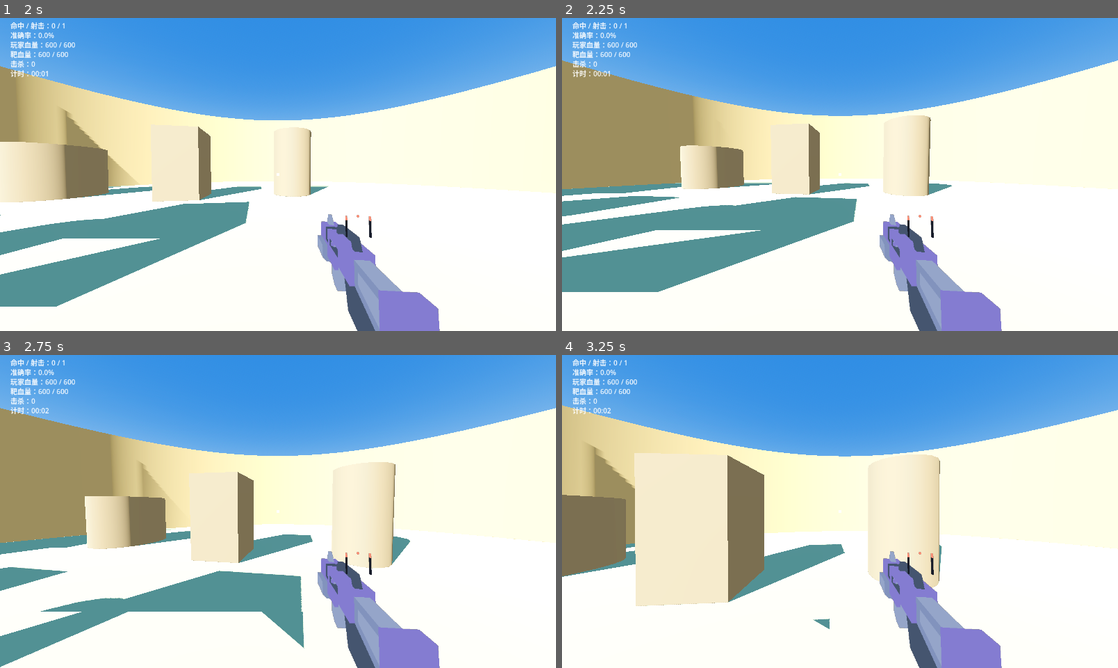
Above: before the commit, frames 1-4 (two rows, left to right).
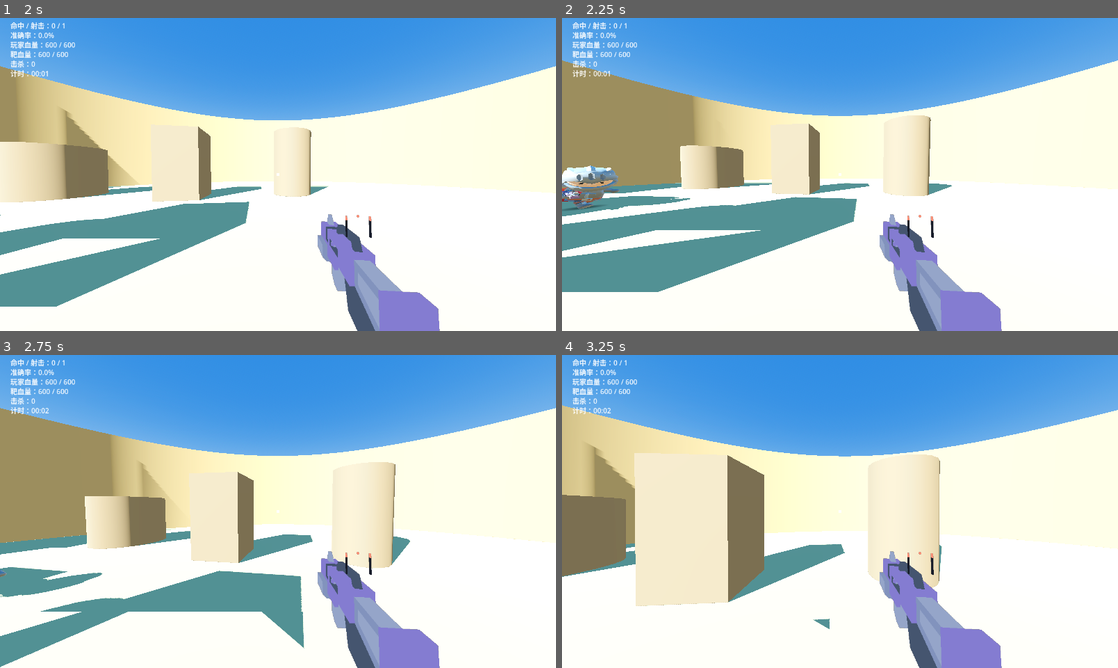
Above: after the commit, the same moments.

Repository: sefFumyc/Aimtrainer_ApexLegends
Game: Godot game, scene res://src/scenes/main.tscn
The game is run twice, just before and just after one commit, with the same random seed, the same clock (stepped at 60 frames per second) and the same inputs.
Inputs (mouse positions are in pixels of both pictures, inside the frame that each line leads up to):
- Up to frame 1 (2 s): click "开始对局" at 0.5 s; tap Enter at 1.25 s; move the mouse to (305, 174) at 1.27 s; hold W (move_forward) from 1.28 s (still down); hold Space (jump) from 1.28 s (still down); click (305, 174) at 1.42 s
- Up to frame 2 (2.25 s): keep holding W (move_forward); move the mouse to (812, 174) at 2.02 s; release Space (jump) at 2.03 s; right-click (812, 174) at 2.1 s
- Up to frame 3 (2.75 s): keep holding W (move_forward); tap Space (jump) at 2.27, 2.3, 2.57 s
- Up to frame 4 (3.25 s): keep holding W (move_forward); move the mouse to (851, 505) at 2.77 s; hold Ctrl (crouch) from 2.78 s (still down); tap Space (jump) at 3.05 s

Frame 1 is identical in both runs. In frame 2, 1.1% of the frame differs, in the area x 0-24%, y 47-62%; in frame 3, 0.6%; in frame 4, nothing differs.
Error in both runs: Invalid assignment of property or key 'disabled' with value of type 'bool' on a base object of type 'HSlider'. (res://src/scenes/settings_panel.gd:499)

Commit message:
bot 空中机动：跳跃锁存成 bhop，空中砍前后输入、自然变向分段（票 12 / ADR-0024）
空中到点由作废改锁存（落地帧立即起跳，连跳节奏 = 滞空周期）；滞空 fwd 归零；
上升期变向挂起到最高点应用、下降期丢弃、挂起中后到作废；防撞/躲避翻向快照同步立即生效；
贴墙内拐分支整体豁免；规则挂 airborne 状态，全部硬编码。GUT 183/1270 全绿。

Diff:
--- a/src/logic/avoidance.gd
+++ b/src/logic/avoidance.gd
@@ -71,19 +71,25 @@
 	since_flip = 0.0
 
 ## 推进计时：变向计时归零 → 翻向并重抽（含前后分量）；切换计时归零 → 按权重抽新模式并重置变向计时。
-func update(dt: float) -> void:
+## `allow_flip = false` 时到点**作废**：不翻向、不掷前后分量、`since_flip` 不清，但间隔照常重抽
+## （bot 空中变向分段的丢弃/挂起中后到作废共用这条通道，ADR-0024）。返回本帧是否真的自然变向。
+func update(dt: float, allow_flip := true) -> bool:
 	since_flip += dt
+	var flipped := false
 	flip_timer -= dt
 	if flip_timer <= 0.0:
-		dir = -dir
-		fore_mix = _roll_fore_mix() # 自然变向 = 除刷新外唯一的前后分量重掷点
-		flip_timer = _random_seconds(_mode_range())
-		since_flip = 0.0
+		if allow_flip:
+			dir = -dir
+			fore_mix = _roll_fore_mix() # 自然变向 = 除刷新外唯一的前后分量重掷点（先掷，保持旧 RNG 序）
+			since_flip = 0.0
+			flipped = true
+		flip_timer = _random_seconds(_mode_range()) # 跳了或作废都照常重抽
 	switch_timer -= dt
 	if switch_timer <= 0.0:
 		mode = _weighted_pick()
 		flip_timer = _random_seconds(_mode_range())
 		switch_timer = _random_seconds(Vector2(_config.switch_min, _config.switch_max))
+	return flipped
 
 ## 撞墙 / 前向探测被迫反向：只翻方向，不动任何计时、不重掷前后分量。
 ## 它是安全纠正、永不被「最短躲避时间」拦，但仍算方向确定事件 → 重置时钟。
--- a/src/logic/bot_ai.gd
+++ b/src/logic/bot_ai.gd
@@ -97,6 +97,10 @@
 var _slide_face_from := 0.0 ## 滑铲起始朝向（起步段从这里插值到滑行方向，ADR-0017）
 var _jump_rng: RandomNumberGenerator ## 跳跃骰独立随机源：不污染开火/滑铲序列（ADR-0023）
 var _jump_wait := -1.0 ## 距下一次跳跃判定的秒数；<0 = 待落窗（spawn 后首帧重抽首跳间隔）
+## bot 空中机动三态（票 12 / ADR-0024）：
+var _air_strafe := 0.0 ## 空中侧向快照：起跳沿锁定当前方向，apex 沿与安全翻向处跟进
+var _air_armed := false ## 上升期已挂起一个待应用的自然变向（挂起唯一，后到作废）
+var _air_prev := false ## 上一帧是否滞空（起跳 / 落地沿检测）
 
 ## `probe` 签名 `(origin: Vector2, dir: Vector2, length: float) -> bool`，可为空（则只做解析边界探测）。
 func _init(rng: RandomNumberGenerator, config: AvoidanceController.Config, probe := Callable()) -> void:
@@ -122,6 +126,9 @@
 	_slide_jump = false
 	_slide_cd = 0.0
 	_jump_wait = -1.0
+	_air_strafe = 0.0
+	_air_armed = false
+	_air_prev = false
 	avoidance.spawn()
 
 ## 清除攻击锁定与两项计时（玩家重生时调用）：bot 之后重新按视锥计时。
@@ -135,7 +142,25 @@
 		respawn_left = maxf(0.0, respawn_left - dt)
 		return shots
 
-	avoidance.update(dt)
+	# 空中机动沿检测（票 12 / ADR-0024）：起跳沿锁定侧向快照；落地沿清挂起；
+	# 多跳连跳帧级 airborne 连成一段（无落地沿）→ 挂起清零改挂 apex 沿：过最高点即消费挂起的
+	# 变向（快照跟进到已翻方向）。快照记录先于本帧变向判定（起跳沿先跑）。
+	var air := sim.airborne()
+	var rising := air and sim.vertical_speed() > 0.0
+	if air and not _air_prev:
+		_air_strafe = float(avoidance.dir)
+		_air_armed = false
+	elif not air and _air_prev:
+		_air_armed = false
+	elif _air_armed and not rising:
+		_air_armed = false
+		_air_strafe = float(avoidance.dir)
+	_air_prev = air
+	# 自然变向分段（ADR-0024）：空中挂起中后到作废、下降期丢弃；地面与空中上升期未挂起照常。
+	var allow := not (air and (_air_armed or not rising))
+	var flipped := avoidance.update(dt, allow)
+	if flipped and air:
+		_air_armed = true
 	_flip_hold = maxf(0.0, _flip_hold - dt)
 	var pos := sim.position()
 	# 「朝向」= 指向玩家的水平方向（yaw 绕 +Y 右旋，前向 world = (-sin, -cos)）；
@@ -168,11 +193,18 @@
 		strafe = inward.x
 		fwd = inward.y
 	else:
+		# 空中机动（票 12 / ADR-0024）：前后输入归零——空中无加减速，前向输入只会把速度
+		# 整体拉向面朝方向（bot 面朝玩家 = 空中朝玩家窜）；侧向上升期喂起跳快照
+		# （自然变向挂起到最高点）、下降期喂当前方向（已翻即已应用，丢弃者方向未变）。
+		# 贴墙内拐分支整体豁免（安全行为优先），本覆盖只在常规路径生效。
+		if air:
+			fwd = 0.0
+			strafe = _air_strafe if rising else float(avoidance.dir)
 		# 前向探测（ADR-0005）：提前变向，复用撞墙反向的优惠语义。
 		# 承诺窗口内不翻——两个侧向都被探到受阻时，每帧翻向会把速度抖没。
 		var probe_len := _probe_length(p)
 		if probe_len > 0.0 and _flip_hold <= 0.0 and _probe_blocked(pos, strafe, fwd, probe_len):
-			avoidance.wall_flip()
+			_wall_flip()
 			strafe = float(avoidance.dir)
 			_flip_hold = FLIP_COMMIT
 
@@ -200,6 +232,9 @@
 		_sliding = false
 		_slide_jump = false
 		_jump_wait = -1.0
+		_air_strafe = 0.0
+		_air_armed = false
+		_air_prev = false
 		_reset_fire()
 		return true
 	_try_dodge(p)
@@ -223,7 +258,7 @@
 		return false
 	if _flip_hold > 0.0 or avoidance.dir == AvoidanceController.DIR_NONE:
 		return false
-	avoidance.wall_flip()
+	_wall_flip()
 	_flip_hold = FLIP_COMMIT
 	return true
 
@@ -294,7 +329,14 @@
 	if pos.length() < MovementSimulator.ARENA_RADIUS - WALL_EPS:
 		return
 	if _pushes_outward(pos, _strafe_dir_vec(avoidance.dir, sim.get_facing())):
-		avoidance.wall_flip()
+		_wall_flip()
+
+## 「撞墙反向」统一入口（票 12 / ADR-0024）：翻向 + 空中侧向快照同步。
+## 安全纠正（前向探测 / 贴墙外推 / 物理受阻）不受空中变向分段管制，当帧立即生效；
+## 不同步快照的话，上升期的翻向会被旧快照滞留到 apex 才体现（违反「立即生效」）。
+func _wall_flip() -> void:
+	avoidance.wall_flip()
+	_air_strafe = float(avoidance.dir)
 
 ## 「侧向」方向在世界坐标下的单位向量（相对自身朝向，与移动模型的 right 轴约定一致）。
 func _strafe_dir_vec(dir: int, yaw: float) -> Vector2:
@@ -405,9 +447,10 @@
 # ---- bot 跳跃（票 11 / ADR-0023）----
 
 ## 推进「bot 跳跃」计时器，到点判定是否发本帧跳跃信号（一帧即逝，movement 普通跳分支接管）。
-## 门控三件套：非滑铲（滑铲中的跳归铲跳管）、仅地面（空中发 jump 会锁存到落地违跳）、
-## 视线通畅（被挡时跳浪费频率配额）。到点不满足 → 本轮作废、立即重抽下一轮间隔，不排队等待。
-## 开关关闭时计时器冻结（重开后从原值继续倒数）。
+## 门控：非滑铲（滑铲中的跳归铲跳管）、视线通畅（被挡时跳浪费频率配额）。
+## 空中到点**放行**（票 12 / ADR-0024 修订）：movement 的 `_pending_jump` 把信号锁存到落地帧消费——
+## 落地瞬间立即起跳（bhop），连跳节奏 = 滞空周期，地面间隙归零。到点不满足 → 本轮作废、
+## 立即重抽下一轮间隔，不排队等待。开关关闭时计时器冻结（重开后从原值继续倒数）。
 func _tick_jump(dt: float, p: Perception) -> bool:
 	if not p.jump_enabled:
 		return false
@@ -418,7 +461,7 @@
 	if _jump_wait > 0.0:
 		return false
 	_jump_wait = _roll_jump_wait(p) # 跳了或作废都从这里起算下一轮
-	if _sliding or sim.state() == "sliding" or sim.airborne() or not p.line_of_sight:
+	if _sliding or sim.state() == "sliding" or not p.line_of_sight:
 		return false
 	return true
 
@@ -440,7 +483,9 @@
 	if pos.length() >= MovementSimulator.ARENA_RADIUS - WALL_EPS:
 		if _pushes_outward(pos, _strafe_dir_vec(-avoidance.dir, sim.get_facing())):
 			return
-	avoidance.dodge(chance)
+	# 躲避是方向确定事件（ADR-0024）：空中翻向立即生效，同步侧向快照（同 _wall_flip）。
+	if avoidance.dodge(chance):
+		_air_strafe = float(avoidance.dir)
 
 # ---- 开火 ----
 
--- a/tests/unit/test_bot_ai.gd
+++ b/tests/unit/test_bot_ai.gd
@@ -575,30 +575,27 @@
 	assert_eq(result[0], 0, "开关关着不该跳")
 	assert_eq(result[1], 0, "也没有离地帧")
 
-func test_no_rejump_mid_air() -> void:
-	# 固定 0.05s 间隔（滞空约 0.72s 内到点十余次）：首个上升沿后 0.6s 内不得出现第二个
-	# 上升沿——空中重触发或落地即重跳都会把间隔压进 0.6s 以内（单帧信号 + 空中作废的直接观察）。
+func test_fast_interval_chains_continuous_air() -> void:
+	# 固定 0.05s 间隔（远小于滞空 0.72s）：每轮到点都在空中、照发锁存信号，落地帧立即起跳
+	# （票 12 / ADR-0024 锁存 bhop）——首跳之后帧级不应再有落地帧。
+	# 旧「作废」语义下每跳都有地面停留（landings ≥ 2）。
 	var bot := bot_at(Vector2(0.0, -120.0))
 	var p := jump_perception(0.05, 0.05)
-	var first_at := -1.0
-	var gap := -1.0
+	var took_off := false
+	var landings := 0
 	var was_air := false
 	var elapsed := 0.0
-	while elapsed < 3.0 and gap < 0.0:
+	while elapsed < 2.0:
 		bot.update(0.01, p)
 		var air := bot.sim.airborne()
-		if air and not was_air:
-			if first_at < 0.0:
-				first_at = elapsed
-			elif elapsed - first_at > 0.6:
-				gap = elapsed - first_at
-			else:
-				gap = -2.0 # 滞空未结束又离地——违例
-				break
+		if air:
+			took_off = true
+		elif was_air:
+			landings += 1
 		was_air = air
 		elapsed += 0.01
-	assert_gt(first_at, 0.0, "起跳了")
-	assert_gt(gap, 0.0, "第二次离地发生在滞空结束之后（间隔 >0.6s）")
+	assert_true(took_off, "起跳过")
+	assert_eq(landings, 0, "连跳成立：0.05s 间隔全程锁存，帧级无落地帧")
 
 func test_jump_blocked_at_due_is_discarded_not_queued() -> void:
 	# 固定 1s 间隔：1.0s 到点时视线被挡 → 作废重抽（下一轮整整 1s 后）；
@@ -668,3 +665,173 @@
 		if seq_a[i] != seq_b[i]:
 			mismatch = true
 	assert_false(mismatch, "命中/失手序列逐发一致（跳跃骰独立随机源）")
+
+# ---- bot 空中机动（票 12 / ADR-0024）----
+
+## 玩家每帧跟随 bot 正前方 dist 处：锁定面朝 yaw = π（侧向轴恒 ±x）、距离恒定。
+func follow_player(p: BotAi.Perception, bot: BotAi, dist := 120.0) -> void:
+	var pos := bot.sim.position()
+	p.player_x = pos.x
+	p.player_z = pos.y + dist
+
+func test_half_second_interval_chains_bhop() -> void:
+	# 0.5s 间隔 < 滞空 0.724s：空中到点锁存、落地帧立即起跳——空中区间至少两跳连贯（≥1.4s）。
+	# 旧「作废」语义下最长区间只有单跳 ≈0.73s，地面间隙 2I − 滞空 恒存（用户实测的「站稳才跳」）。
+	var bot := bot_at(Vector2(0.0, -120.0))
+	var p := jump_perception(0.5, 0.5)
+	var stretch := 0.0
+	var cur := 0.0
+	var elapsed := 0.0
+	while elapsed < 3.0:
+		bot.update(0.01, p)
+		if bot.sim.airborne():
+			cur += 0.01
+			stretch = maxf(stretch, cur)
+		else:
+			cur = 0.0
+		elapsed += 0.01
+	assert_gt(stretch, 1.4, "锁存 bhop：空中区间至少两跳连贯")
+
+func test_air_cuts_forward_input() -> void:
+	# 游走必掷前压（W）：地面阶段斜前移动；起跳后空中 fwd 强制归零——
+	# 0.35s 内速度被 6 rad/s 空中转向转回纯侧向（朝向锁死），朝玩家分量衰减到 0。
+	# 旧语义空中照喂 W：wish 保持斜前，朝玩家分量不减。
+	var cfg := config()
+	cfg.wander = 1.0
+	cfg.aggression = 1.0
+	cfg.retreat = 0.0
+	var bot := bot_at(Vector2(0.0, -120.0), Callable(), cfg)
+	var p := perception()
+	p.wander_mode = true
+	p.range_amp = 25.0
+	p.jump_enabled = true
+	p.jump_min = 0.1
+	p.jump_max = 0.1
+	bot.avoidance.dir = AvoidanceController.DIR_RIGHT
+	bot.avoidance.flip_timer = 999.0
+	bot.avoidance.switch_timer = 999.0
+	var vz_takeoff := 0.0
+	var vz_late := 0.0
+	var elapsed := 0.0
+	while elapsed < 0.5:
+		follow_player(p, bot)
+		bot.update(0.01, p)
+		if bot.sim.airborne() and vz_takeoff == 0.0:
+			vz_takeoff = bot.sim.velocity().y
+		if elapsed >= 0.45:
+			vz_late = bot.sim.velocity().y
+		elapsed += 0.01
+	assert_gt(absf(vz_takeoff), 60.0, "前置：起跳时带着明显的朝玩家分量（W 生效）")
+	assert_lt(absf(vz_late), 20.0, "空中前后输入归零：朝玩家分量被转回纯侧向")
+
+func test_air_flip_ascending_defers_to_apex() -> void:
+	# 上升期到点的自然变向：avoidance 状态照翻（挂起），输入维持起跳方向到最高点；
+	# apex（≈0.66s）后应用新方向，剩余下降期 6 rad/s 足以转过头。
+	var bot := bot_at(Vector2(0.0, -120.0))
+	var p := jump_perception(0.3, 0.3)
+	bot.avoidance.dir = AvoidanceController.DIR_LEFT
+	bot.avoidance.flip_timer = 0.35 # flip_timer 自 spawn 起倒数：t≈0.35 到点（起跳 t≈0.3 后，仍在上升期）
+	bot.avoidance.switch_timer = 999.0
+	var vx_mid := 0.0
+	var vx_late := 0.0
+	var elapsed := 0.0
+	while elapsed < 1.05:
+		follow_player(p, bot)
+		bot.update(0.01, p)
+		if elapsed >= 0.6 and elapsed < 0.61:
+			vx_mid = bot.sim.velocity().x
+		if elapsed >= 1.0:
+			vx_late = bot.sim.velocity().x
+		elapsed += 0.01
+	assert_ne(bot.avoidance.dir, AvoidanceController.DIR_LEFT, "到点已翻向（挂起的是应用时机）")
+	assert_gt(vx_mid, 150.0, "上升期输入维持起跳方向：速度仍朝 +x")
+	assert_lt(vx_late, 0.0, "apex 后应用新方向：下降期完成反向")
+
+func test_air_flip_descending_discarded() -> void:
+	# 下降期到点的自然变向被丢弃：不翻向、间隔照常重抽——整跳方向稳定，
+	# 落地帧输入与速度同向，不触发「转向衰减」急刹。
+	var bot := bot_at(Vector2(0.0, -120.0))
+	var p := jump_perception(0.3, 0.3)
+	bot.avoidance.dir = AvoidanceController.DIR_LEFT
+	bot.avoidance.flip_timer = 0.8 # t≈0.80 到点：apex（≈0.66）之后、落地（≈1.02）之前
+	bot.avoidance.switch_timer = 999.0
+	var elapsed := 0.0
+	var vx_late := 0.0
+	while elapsed < 1.0:
+		follow_player(p, bot)
+		bot.update(0.01, p)
+		if elapsed >= 0.95:
+			vx_late = bot.sim.velocity().x
+		elapsed += 0.01
+	assert_eq(bot.avoidance.dir, AvoidanceController.DIR_LEFT, "下降期到点不翻向")
+	# 作废也照常重抽：重抽值落在当前模式的变向区间内（±一帧 dt 容差）
+	var range_lo: float = AvoidanceController.STRAFE_MIN[bot.avoidance.mode]
+	assert_gt(bot.avoidance.flip_timer, range_lo - 0.011, "变向间隔照常重抽（作废不占位）")
+	assert_gt(vx_late, 150.0, "整跳方向稳定：速度仍朝起跳方向")
+
+func test_air_flip_armed_second_due_discarded() -> void:
+	# 上升期挂起一次后，同一滞空内再到的点作废（一次滞空最多挂起一个）：
+	# 第二次不翻向，apex 应用的仍是第一次挂起的方向（覆盖语义会翻回并保持旧方向）。
+	var bot := bot_at(Vector2(0.0, -120.0))
+	var p := jump_perception(0.3, 0.3)
+	bot.avoidance.dir = AvoidanceController.DIR_LEFT
+	bot.avoidance.flip_timer = 0.35 # 第一次到点 t≈0.35（上升期）→ 挂起，LEFT→RIGHT
+	bot.avoidance.switch_timer = 999.0
+	var armed_seen := false
+	var elapsed := 0.0
+	while elapsed < 1.05:
+		follow_player(p, bot)
+		bot.update(0.01, p)
+		if bot.avoidance.dir == AvoidanceController.DIR_RIGHT and not armed_seen:
+			armed_seen = true
+			bot.avoidance.flip_timer = 0.05 # 压第二次到点 t≈0.40，仍在上升期（<0.66）
+		elapsed += 0.01
+	assert_true(armed_seen, "前置：第一次到点已挂起翻向")
+	assert_eq(bot.avoidance.dir, AvoidanceController.DIR_RIGHT, "挂起中再到点作废：不再翻回")
+	assert_lt(bot.sim.velocity().x, 0.0, "apex 应用的是第一次挂起的方向")
+
+func test_air_block_flip_immediate_mid_air() -> void:
+	# 防撞翻向（on_blocked）不受分段管制：上升期翻向当帧生效——快照同步，
+	# 不被「上升期喂起跳方向」的快照机制滞留到 apex（守恒测试：现实现即绿）。
+	var bot := bot_at(Vector2(0.0, -120.0))
+	var p := jump_perception(0.3, 0.3)
+	bot.avoidance.dir = AvoidanceController.DIR_LEFT
+	bot.avoidance.flip_timer = 999.0
+	bot.avoidance.switch_timer = 999.0
+	var elapsed := 0.0
+	var flipped := false
+	var vx_after := 0.0
+	while elapsed < 0.6:
+		follow_player(p, bot)
+		bot.update(0.01, p)
+		if not flipped and bot.sim.airborne() and elapsed > 0.35:
+			assert_true(bot.on_blocked(2.9, 0.0), "上升期物理受阻 → 立即翻向")
+			flipped = true
+		if flipped:
+			vx_after = bot.sim.velocity().x
+		elapsed += 0.01
+	assert_true(flipped, "前置：空中已完成翻向注入")
+	assert_lt(vx_after, 100.0, "翻向当帧起速度转向新方向（不被快照滞留）")
+
+func test_air_dodge_flip_immediate_mid_air() -> void:
+	# 受击躲避不受分段管制：上升期躲避翻向当帧生效（快照同步，守恒测试：现实现即绿）。
+	var bot := bot_at(Vector2(0.0, -120.0))
+	var p := jump_perception(0.3, 0.3)
+	p.dodge_chance = 1.0
+	bot.avoidance.dir = AvoidanceController.DIR_LEFT
+	bot.avoidance.flip_timer = 999.0
+	bot.avoidance.switch_timer = 999.0
+	var elapsed := 0.0
+	var flipped := false
+	var vx_after := 0.0
+	while elapsed < 0.6:
+		follow_player(p, bot)
+		bot.update(0.01, p)
+		if not flipped and bot.sim.airborne() and elapsed > 0.35:
+			assert_false(bot.take_damage(25, p), "非致命受击")
+			flipped = true
+		if flipped:
+			vx_after = bot.sim.velocity().x
+		elapsed += 0.01
+	assert_ne(bot.avoidance.dir, AvoidanceController.DIR_LEFT, "躲避翻向已发生")
+	assert_lt(vx_after, 100.0, "躲避翻向当帧起生效（不被快照滞留）")
Not shown, added: .scratch/godot-aim-trainer-v1/issues/12-bot-air-maneuvering.md
Not shown, changed: CONTEXT.md
Not shown, changed: docs/adr/0023-bot-jump-standalone-timer.md
Not shown, added: docs/adr/0024-bot-air-maneuvering-bhop-lock.md
